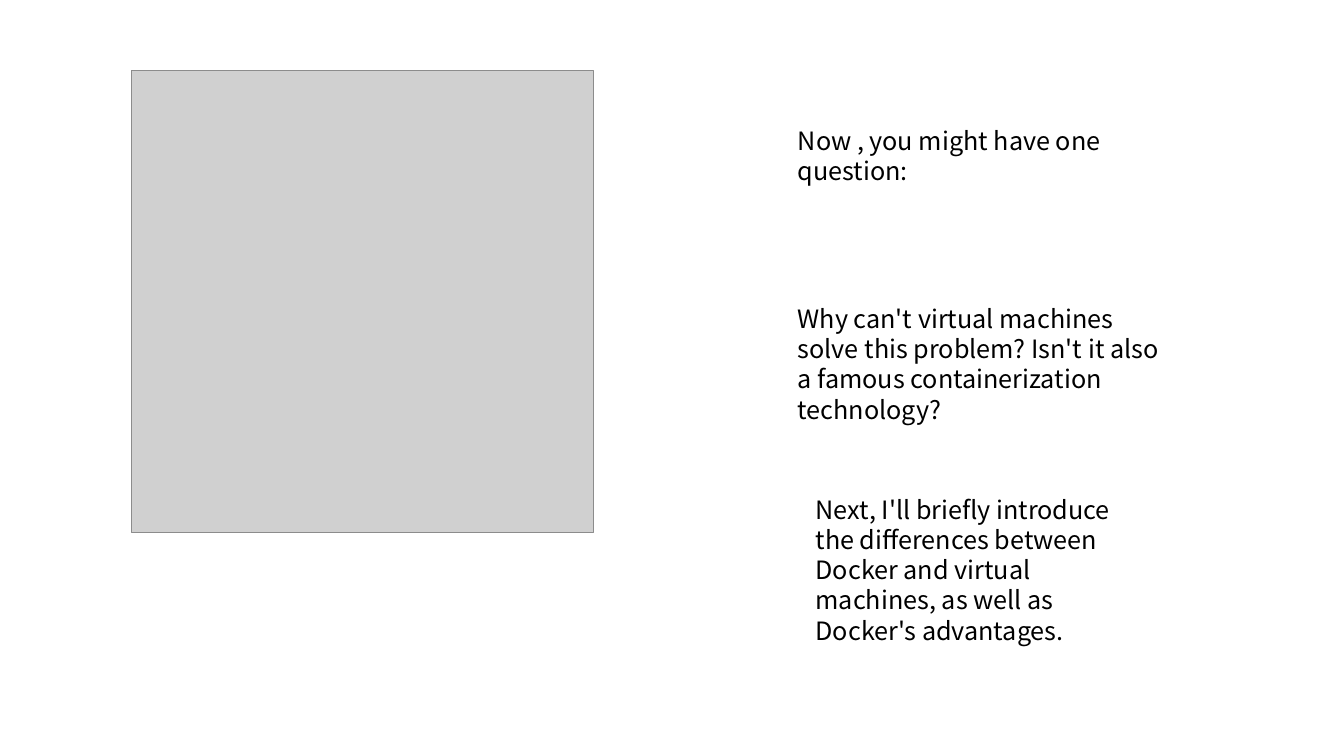
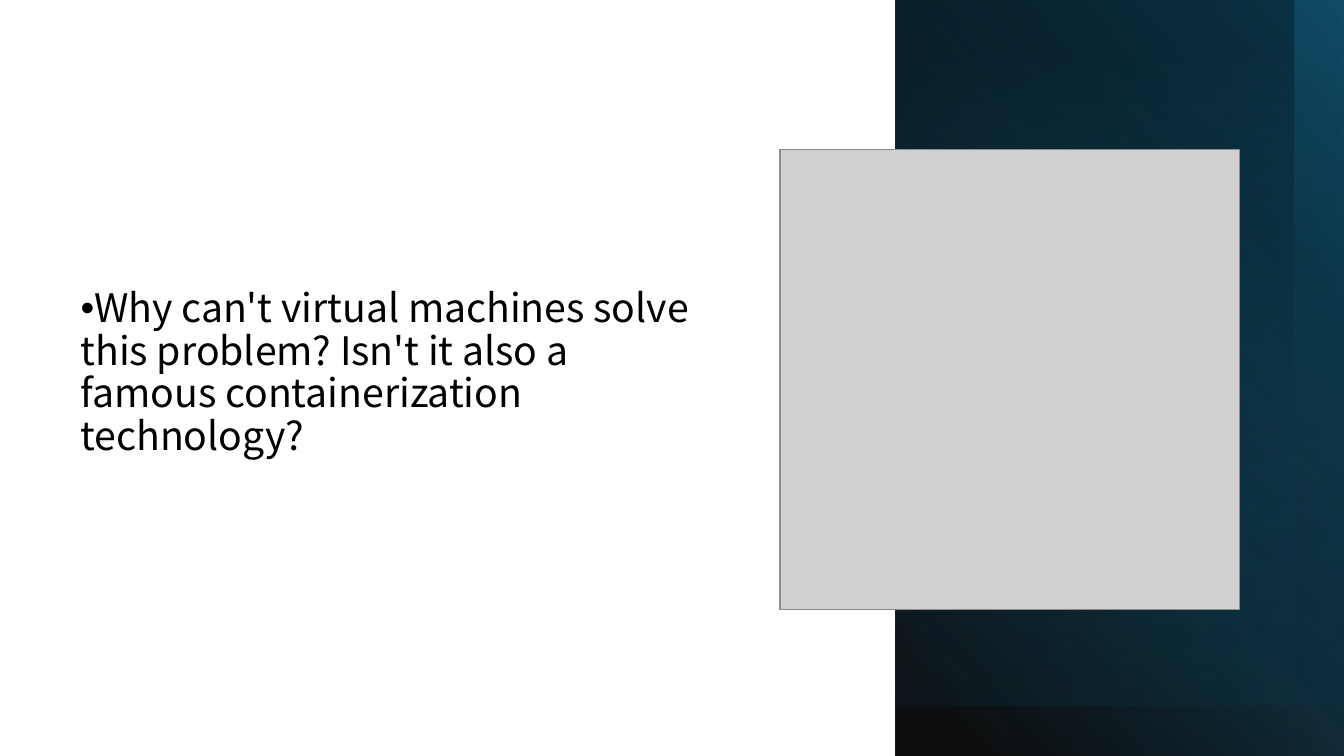
Before and after one commit to CompPsyUnion/2526-weekly-session, a slide deck: slide 13 of Contents/Docker/slide/Docker演示.pptx (slide 11 before the commit). Drawn at 1344x756 pixels with LibreOffice and Linux fonts; fonts in the diff are those of the drawing; grey boxes stand for pictures. Boxes give left, top, right and bottom in pixels: in the first picture for what was removed or moved away, otherwise in the second. Text is boxed around its words. In the diff, an @@ line names an element or a change of style, - is before the commit and + after.

```diff
--- a/Contents/Docker/slide/Docker演示.pptx
+++ b/Contents/Docker/slide/Docker演示.pptx
@@ rectangle added at (895,0,1344,756), fill gradient #000000 to #156082 @@
@@ rectangle added at (895,0,1344,706), fill gradient #0B3041 @@
@@ rectangle added at (895,0,1344,706), fill gradient #156082 to #000000 @@
@@ rectangle added at (895,0,1294,756), fill gradient #156082 to #000000 @@
@@ text removed at (798,130,1101,186) @@
-Now , you might have one question:
@@ picture: place and size @@
-picture at (131,71,593,532)
+picture at (780,150,1240,610)
@@ text "Why can't virtual machines solve ...": place and size @@
-text "Why can't virtual machines solve ..." at (798,308,1158,425)
+text "Why can't virtual machines solve ..." at (81,290,689,408)
@@ text "Why can't virtual machines solve ..." at (81,290,689,408): size 18 to 28 pt; bullet none to •; line spacing 1 to 0.9; more space between paragraphs @@
@@ text removed at (816,498,1110,646) @@
-Next, I'll briefly introduce the differences between Docker and virtual machines, as well as Docker's advantages.
```
Also in this commit, not shown: 16 other slides changed, 10 slides added.
